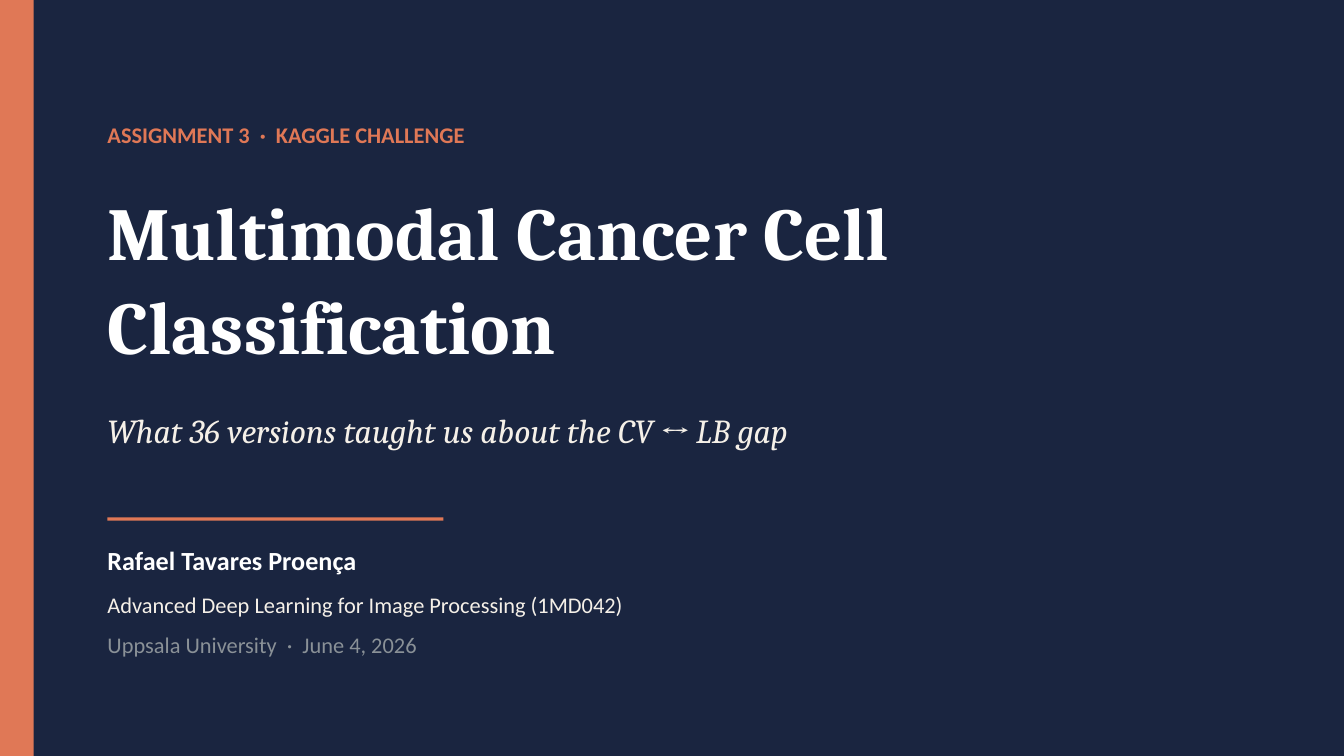
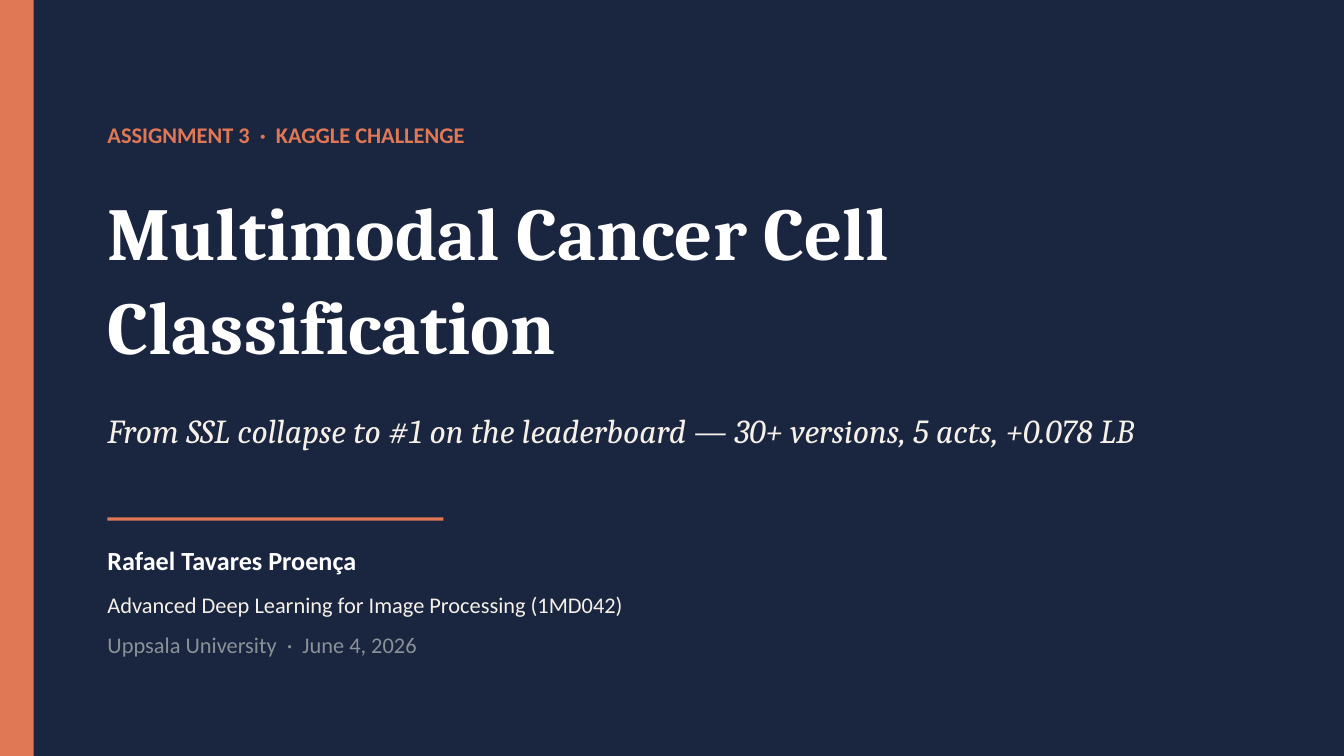
Before and after one commit to rafallex/multimodal-microscopy-distillation, a slide deck: slide 1 of presentation/A3_cancer_challenge.pptx. Drawn at 1344x756 pixels with LibreOffice and Linux fonts; fonts in the diff are those of the drawing. Boxes give left, top, right and bottom in pixels: in the first picture for what was removed or moved away, otherwise in the second. Text is boxed around its words. In the diff, an @@ line names an element or a change of style, - is before the commit and + after.

```diff
--- a/presentation/A3_cancer_challenge.pptx
+++ b/presentation/A3_cancer_challenge.pptx
@@ text at (107, 419, 1134, 451): text changed @@
-What 36 versions taught us about the CV ↔ LB gap
+From SSL collapse to #1 on the leaderboard — 30+ versions, 5 acts, +0.078 LB
```
Also in this commit, not shown: 10 other slides changed, 1 slide added, 26 other files.
